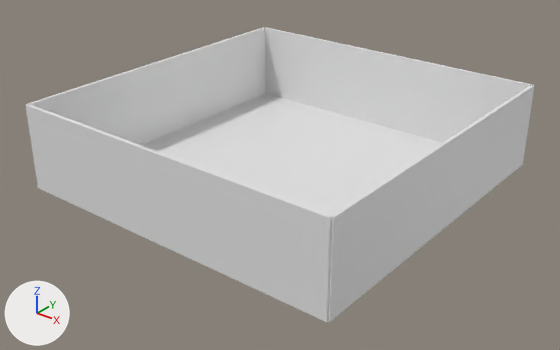
An edit to the Blender file Proyecto_CG/casa.blend, drawn before and after from the same camera.
Both versions are drawn from a 50 mm camera at (50.3, -64.4, 39.6) aimed at (0.5, -2.0, 1.0). Every picture has the same lights, and +X, +Y and +Z are marked at lower left.
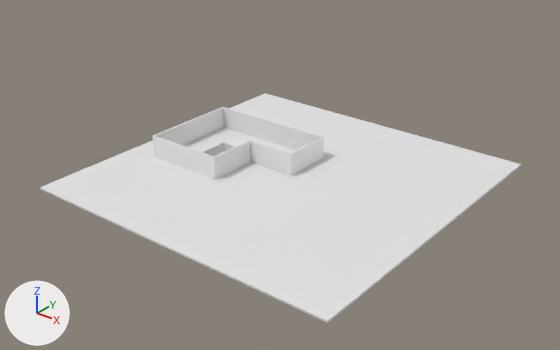
What differs and where, as boxes (x1, y1, x2, y2) in the pictures (560 x 350 px):
```json
{"object": "Cube.004", "change": "moved", "before": [141, 93, 443, 322], "after": [40, 93, 521, 323]}
{"object": "Cube.001", "change": "deleted", "before": [26, 104, 332, 322]}
{"object": "Cube", "change": "reshaped, moved, rescaled", "before": [26, 27, 265, 145], "after": [152, 107, 324, 179]}
{"object": "Cube.002", "change": "deleted", "before": [328, 85, 534, 322]}
{"object": "Cube.003", "change": "deleted", "before": [265, 27, 532, 142]}
```

The change, as JSON lines over the scene's bpy script:
```json
{"block": "me_cube_001", "where": "# used by ob_cube; location = (-20.0, 0.0, 5.0); scale = (0.2, 20.0, 5.0)"}
{"op": "remove", "block": "me_cube_001", "code": "me_cube_001.from_pydata(...)  # 8 vertices, 6 faces; spans x -1.0..1.0, y -1.0..1.0, z -1.0..1.0"}
{"op": "add", "block": "me_cube_001", "code": "me_cube_001.from_pydata(...)  # 94 vertices, 92 faces; spans x -10.11..6.34, y -0.12..12.57, z -0.12..2.67"}
{"block": "me_cube_001", "change": "me_cube_001 part 1: the whole mesh is rebuilt"}
{"op": "set", "path": "ob_cube.scale", "old": "(0.2, 20.0, 5.0)", "new": "(1.0, 1.0, 1.0)"}
{"op": "set", "path": "ob_cube.location", "old": "(-20.0, 0.0, 5.0)", "new": "(-6.0, -6.0, 0.12)"}
{"op": "remove", "block": "ob_cube_001", "code": ["ob_cube_001 = bpy.data.objects.new('Cube.001', me_cube_002)", "ob_cube_001.location = (0.0, -20.0, 5.0)", "ob_cube_001.rotation_euler = (0.0, 0.0, 1.571)  # degrees (0, 0, 90)", "ob_cube_001.scale = (0.2, 20.0, 5.0)"]}
{"op": "remove", "block": "ob_cube_002", "code": ["ob_cube_002 = bpy.data.objects.new('Cube.002', me_cube_003)", "ob_cube_002.location = (20.0, 0.0, 5.0)", "ob_cube_002.scale = (0.2, 20.0, 5.0)"]}
{"op": "remove", "block": "ob_cube_003", "code": ["ob_cube_003 = bpy.data.objects.new('Cube.003', me_cube_004)", "ob_cube_003.location = (0.0, 20.0, 5.0)", "ob_cube_003.rotation_euler = (0.0, 0.0, 1.571)  # degrees (0, 0, 90)", "ob_cube_003.scale = (0.2, 20.0, 5.0)"]}
{"op": "set", "path": "ob_cube_004.location", "old": "(0.0, 0.0, 0.0)", "new": "(0.0, 0.0, -0.1)"}
```
